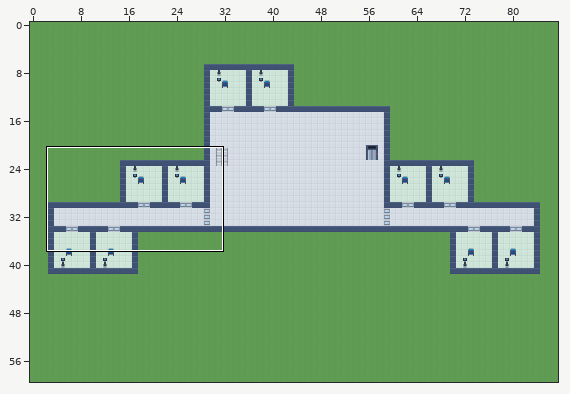
Two states of a Tiled map (JSON), hospital2d/maps/floor1.tmj. The picture above shows the old version from afar; the outline marks the close-up.
Close-up. Before:
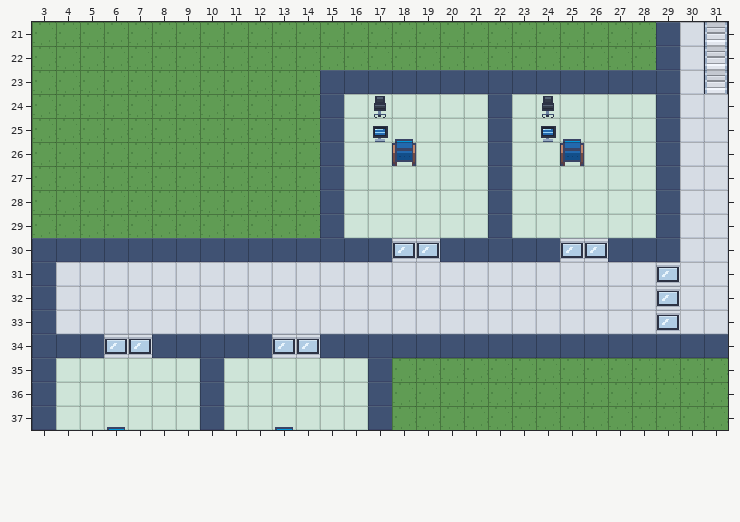
Cells are 16x16 px. Shown: x 3..31, y 21..37. The commit also changed other parts of the map, which this record leaves out.
New version:
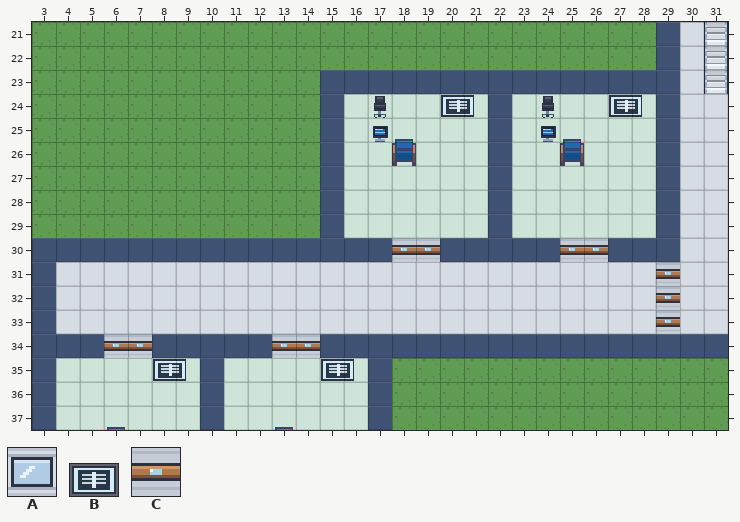
Key: from "hospital": A 58 "door", B 60 "xray_viewer", C 76 "door".
_ is an empty cell, . an unchanged one.
Objects are placed by their top-left corner, in cells (3,4 is the top-left corner of cell 3,4); size is 1x1 cell unless given.
Changes in this commit:
--- layer "ground"
@@ x 6..29 @@
-30 ............AA.....AA...
-31 .......................A
-32 .......................A
-33 .......................A
-34 AA.....AA...............
+30 ............CC.....CC...
+31 .......................C
+32 .......................C
+33 .......................C
+34 CC.....CC...............
--- layer "furniture"
+B "xray_viewer" at 27,24 size 1.5x1
+B "xray_viewer" at 20,24 size 1.5x1
+B "xray_viewer" at 15,35 size 1.5x1
+B "xray_viewer" at 8,35 size 1.5x1
Changed places in both close-ups, as pixel boxes (x1, y1, x2, y2):
added: (441, 95, 474, 117)
added: (609, 95, 642, 117)
changed: (392, 238, 440, 262)
changed: (560, 238, 608, 262)
changed: (656, 262, 680, 334)
changed: (104, 334, 186, 381)
changed: (272, 334, 354, 381)
